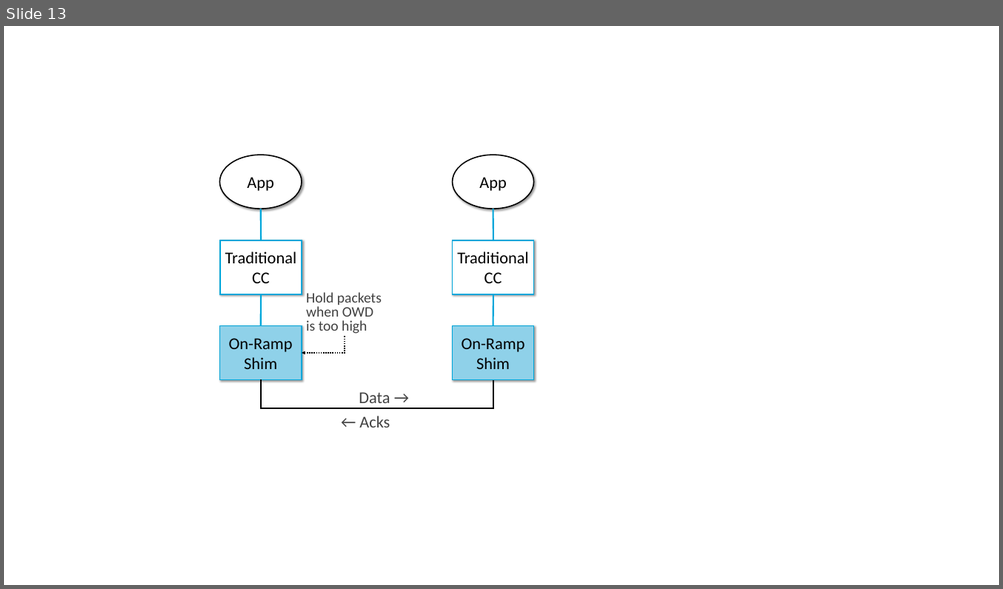
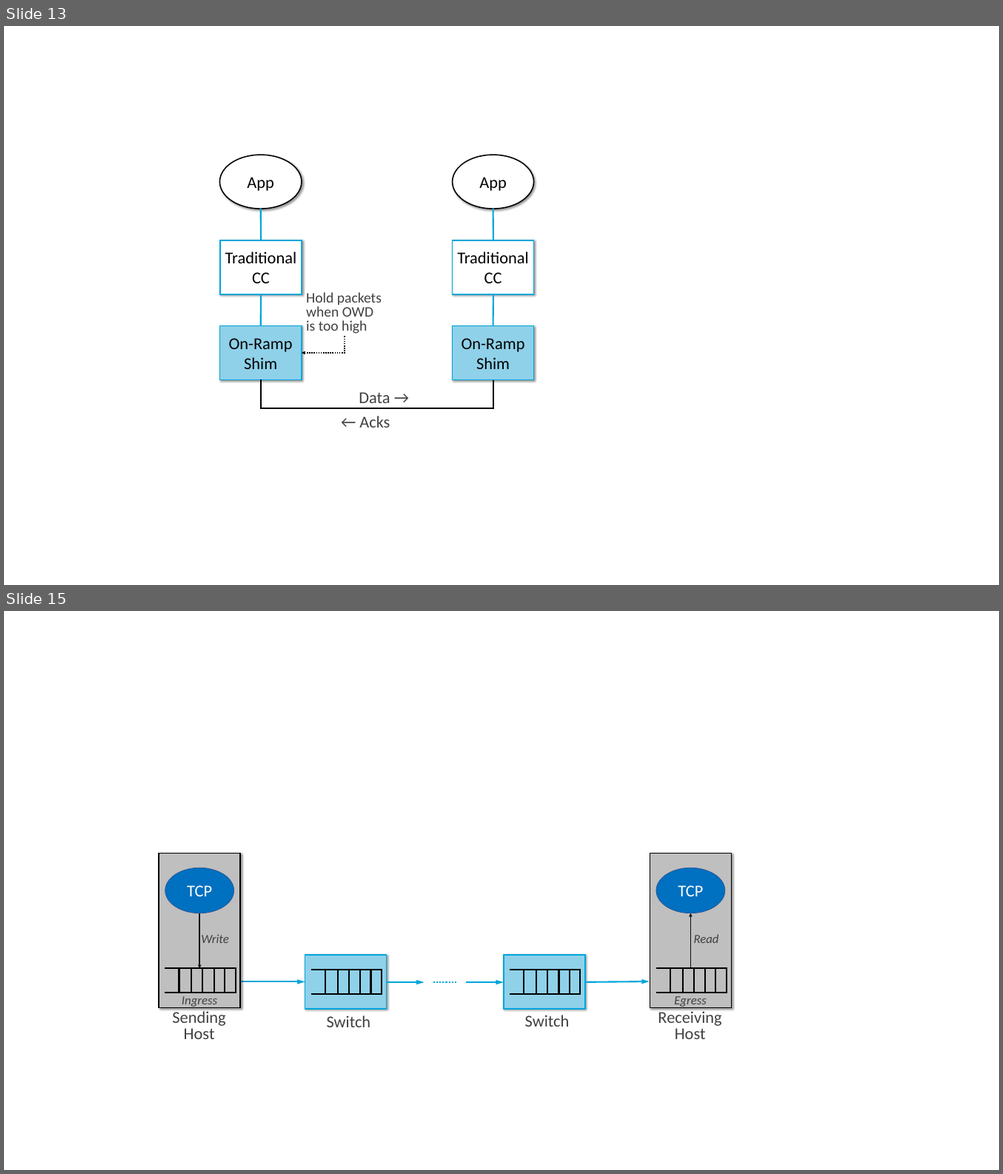
Before and after one commit to SystemsApproach/tcpcc, a slide deck: figures/Figure-sources.pptx. Shown one above the other, each under a label of ours: slide 13 before the commit, slides 13 and 15 after it; the slides between them are not shown. The pictures are 1003x589 and 1003x1174 pixels, drawn with LibreOffice and Linux fonts; fonts in the diff are those of the drawing. Boxes give left, top, right and bottom in pixels: in the first picture for what was removed or moved away, otherwise in the second. Text is boxed around its words. In the diff, an @@ line names an element or a change of style, - is before the commit and + after.

```diff
--- a/figures/Figure-sources.pptx
+++ b/figures/Figure-sources.pptx
@@ slide 15 added at (4,611,999,1170), background #FFFFFF @@
@@ rectangle added at (418,865,466,889), fill #FFFFFF @@
@@ group added at (159,854,240,1039): 6 lines, 3 texts, 2 rectangles, 1 ellipse, 1 arrow @@
+TCP
+Sending
+Host
+Ingress
+Write
@@ group added at (649,854,731,1039): 6 lines, 3 texts, 2 rectangles, 1 ellipse, 1 arrow @@
+TCP
+Receiving
+Host
+Egress
+Read
@@ arrow added from (241, 982) to (305, 982), #00A6DA 3 pt @@
@@ group added at (305,955,387,1009): 6 lines, 2 rectangles @@
@@ arrow added from (387, 982) to (424, 982), #00A6DA 3 pt @@
@@ line added from (433, 982) to (456, 982), #00A6DA 3 pt dashed @@
@@ arrow added from (466, 982) to (504, 982), #00A6DA 3 pt @@
@@ group added at (504,955,585,1009): 6 lines, 2 rectangles @@
@@ arrow added from (585, 982) to (649, 982), #00A6DA 3 pt @@
@@ text added at (327,1016,371,1028), 32 pt, text #414141 @@
+Switch
@@ text added at (525,1015,569,1027), 32 pt, text #414141 @@
+Switch
```
Also in this commit, not shown: 1 slide changed, 4 other files.
